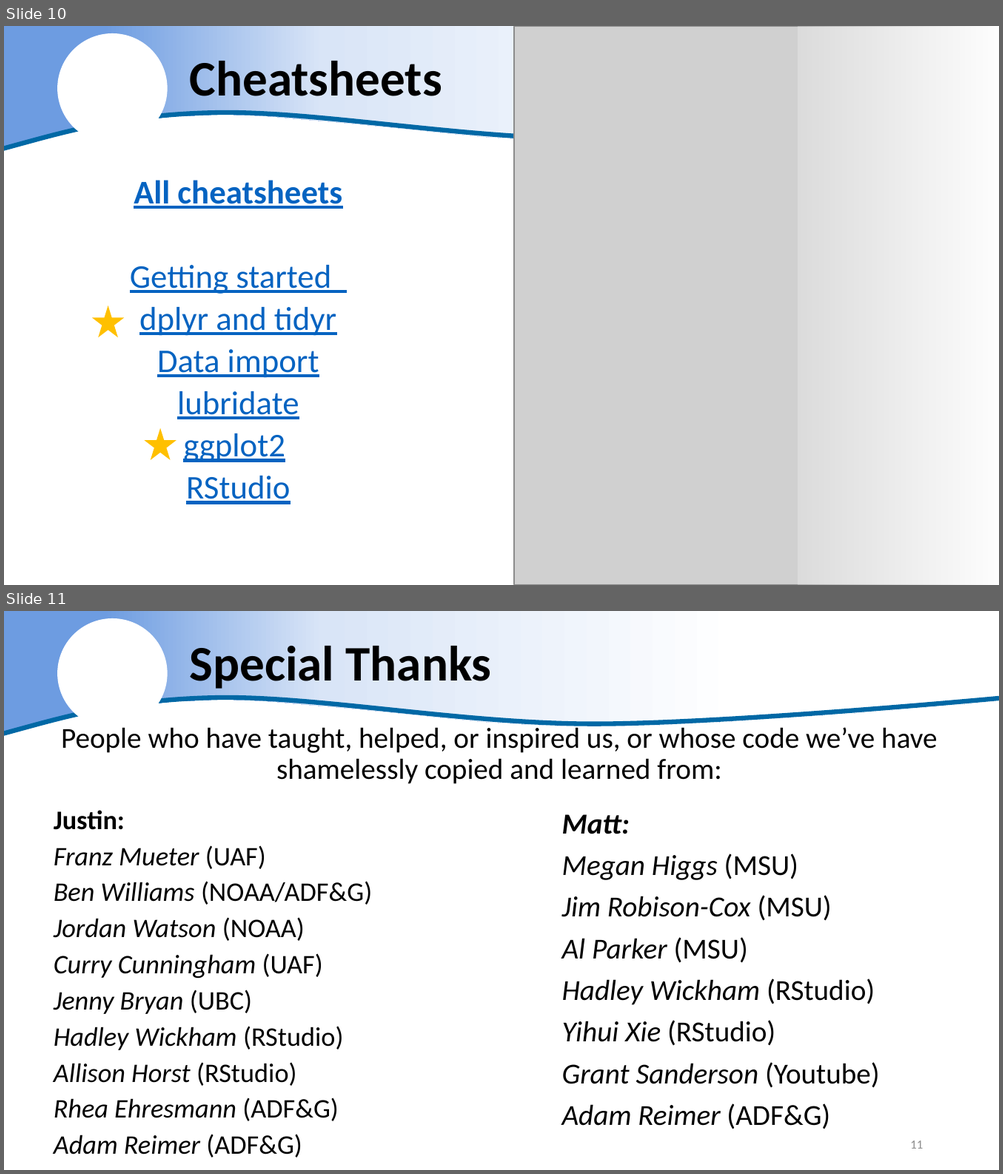
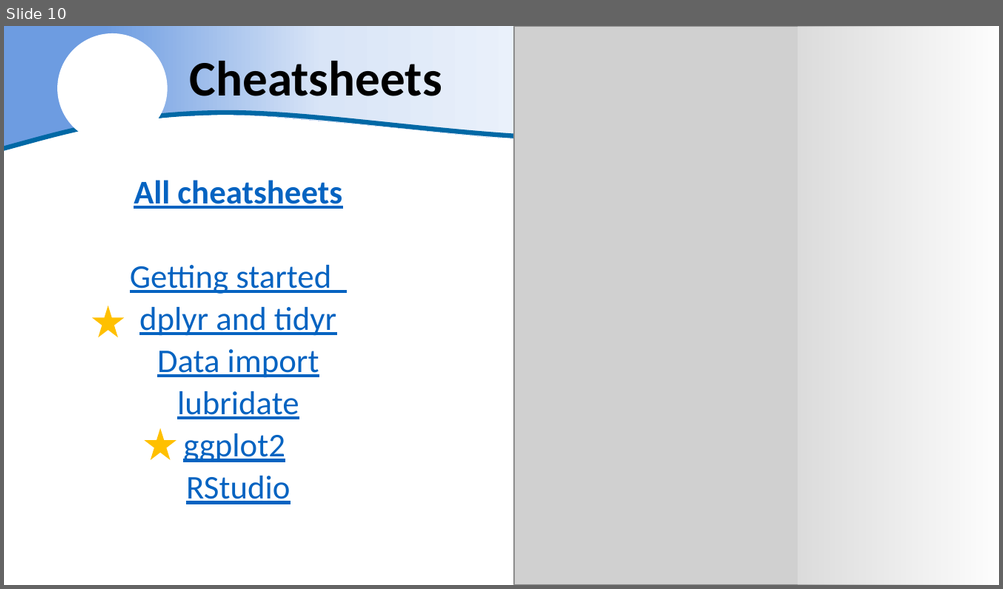
Before and after one commit to ADFG-DSF/ADFG_R_Intro_Workshop_2025, a slide deck: presentations/10 - The Wrapup.pptx. Shown one above the other, each under a label of ours: slides 10 and 11 before the commit, slide 10 after it. The pictures are 1003x1174 and 1003x589 pixels, drawn with LibreOffice and Linux fonts; fonts in the diff are those of the drawing; grey boxes stand for pictures; background and template pictures are left out. Boxes give left, top, right and bottom in pixels: in the first picture for what was removed or moved away, otherwise in the second. Text is boxed around its words. In the diff, an @@ line names an element or a change of style, - is before the commit and + after.

```diff
--- a/presentations/10 - The Wrapup.pptx
+++ b/presentations/10 - The Wrapup.pptx
@@ slide 11 removed at [4,611,999,1170], background #FFFFFF; not listed: 3 template elements that a slide beside it also shows @@
@@ title removed at [190,640,492,693] @@
-Special Thanks
@@ text removed at [61,723,936,784] @@
-People who have taught, helped, or inspired us, or whose code we’ve have shamelessly copied and learned from:
@@ text removed at [54,810,372,1158] @@
-Justin:
-Franz Mueter (UAF)
-Ben Williams (NOAA/ADF&G)
-Jordan Watson (NOAA)
-Curry Cunningham (UAF)
-Jenny Bryan (UBC)
-Hadley Wickham (RStudio)
-Allison Horst (RStudio)
-Rhea Ehresmann (ADF&G)
-Adam Reimer (ADF&G)
@@ text removed at [562,815,879,1130] @@
-Matt:
-Megan Higgs (MSU)
-Jim Robison-Cox (MSU)
-Al Parker (MSU)
-Hadley Wickham (RStudio)
-Yihui Xie (RStudio)
-Grant Sanderson (Youtube)
-Adam Reimer (ADF&G)
@@ page number removed at [910,1141,922,1149] @@
-11
```
Also in this commit, not shown: 1 slide changed, 1 other file.
